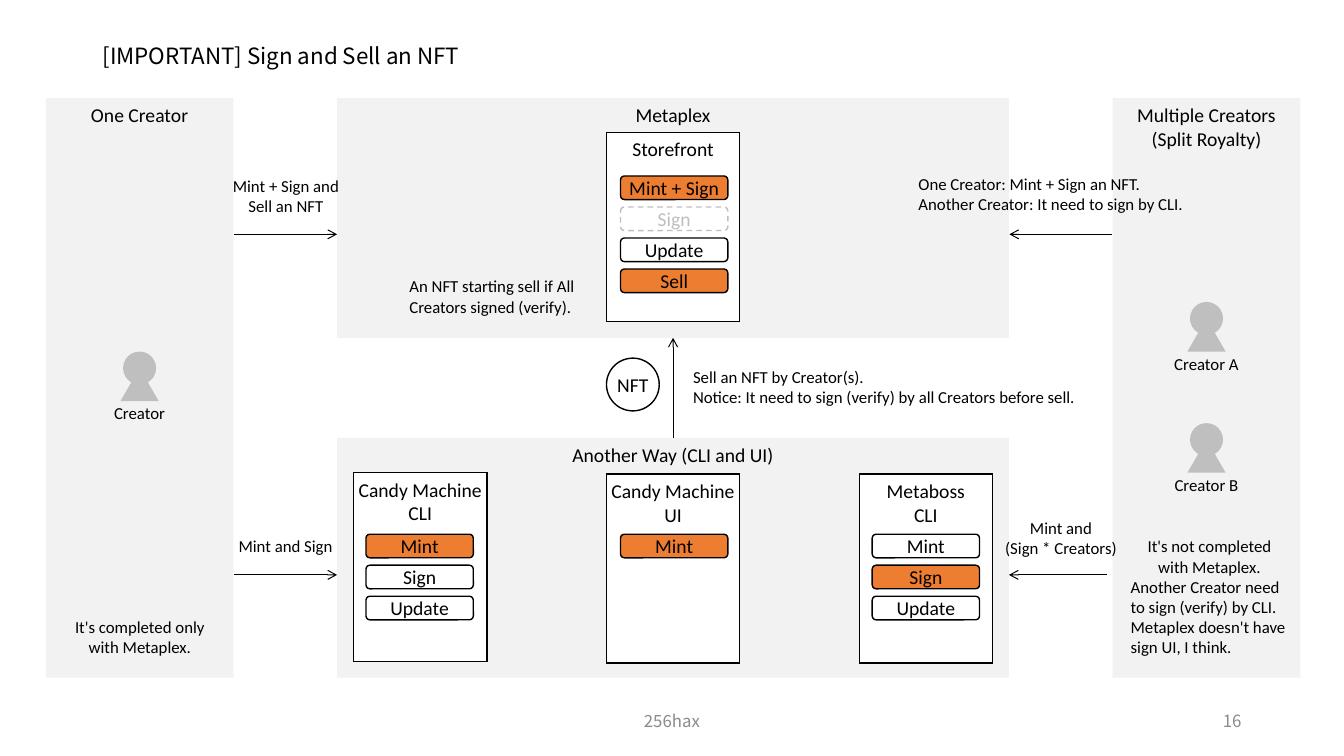
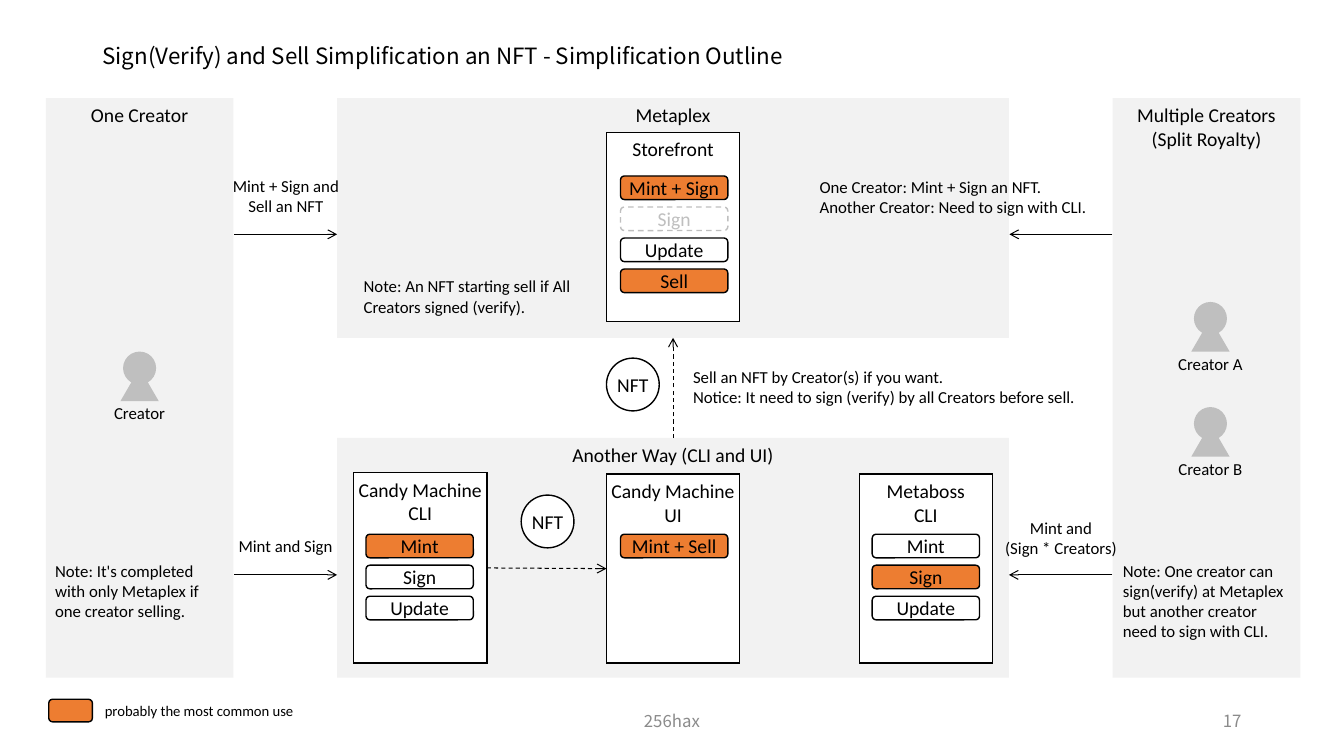
Before and after one commit to SmartGru25/Solana-React-Minimal, a slide deck: slide 18 of docs/Solana_Blockchain_Outline_Figure.pptx (slide 17 before the commit). Drawn at 1344x756 pixels with LibreOffice and Linux fonts; fonts in the diff are those of the drawing. Boxes give left, top, right and bottom in pixels: in the first picture for what was removed or moved away, otherwise in the second. Text is boxed around its words. In the diff, an @@ line names an element or a change of style, - is before the commit and + after.

Commit message:
docs: add Metaplex Metadata Relationships

```diff
--- a/docs/Solana_Blockchain_Outline_Figure.pptx
+++ b/docs/Solana_Blockchain_Outline_Figure.pptx
@@ title at [102,46,783,70]: text changed @@
-[IMPORTANT] Sign and Sell an NFT
+Sign(Verify) and Sell Simplification an NFT - Simplification Outline
@@ text "One Creator: Mint + Sign ...": place and size @@
-text "One Creator: Mint + Sign ..." at [918,178,1182,213]
+text "One Creator: Mint + Sign ..." at [820,181,1086,216]
@@ text at [820,201,1086,216]: text changed @@
-Another Creator: It need to sign by CLI.
+Another Creator: Need to sign with CLI.
@@ text at [364,280,570,316]: text changed @@
-An NFT starting sell if All Creators signed (verify).
+Note: An NFT starting sell if All Creators signed (verify).
@@ triangle "Creator A": place and size @@
-triangle "Creator A" at [1188,319,1226,352]
+triangle "Creator A" at [1192,319,1230,352]
@@ arrow (674, 439) - (674, 338): stroke #000000 0.75 pt to #000000 0.75 pt dashed @@
@@ text at [693,371,943,386]: text changed @@
-Sell an NFT by Creator(s).
+Sell an NFT by Creator(s) if you want.
@@ ellipse: place and size @@
-ellipse at [1191,423,1224,457]
+ellipse at [1194,407,1227,441]
@@ triangle "Creator B": place and size @@
-triangle "Creator B" at [1188,440,1226,473]
+triangle "Creator B" at [1192,423,1230,457]
@@ ellipse added at [521,495,574,547], fill #FFFFFF, outline #000000 1 pt, 14 pt, text #000000 @@
+NFT
@@ text in rounded rectangle at [632,539,716,559]: text changed @@
-Mint
+Mint + Sell
@@ text at [55,565,199,620]: text changed @@
-It's completed only with Metaplex.
+Note: It's completed with only Metaplex if one creator selling.
@@ arrow added from (487, 568) to (607, 569), #000000 0.75 pt dashed @@
@@ text at [1123,566,1283,640]: text changed @@
-It's not completed with Metaplex.
-Another Creator need to sign (verify) by CLI.
-Metaplex doesn't have sign UI, I think.
+Note: One creator can sign(verify) at Metaplex but another creator need to sign with CLI.
@@ rounded rectangle added at [48,700,92,722], fill #ED7D31, outline #000000 1 pt @@
@@ text added at [105,705,294,719], 10.5 pt, text #000000 @@
+probably the most common use
@@ page number at [1223,715,1242,727]: text changed @@
-16
+17
```
Also in this commit, not shown: 1 other slide changed, 4 slides added, 2 slides removed.
